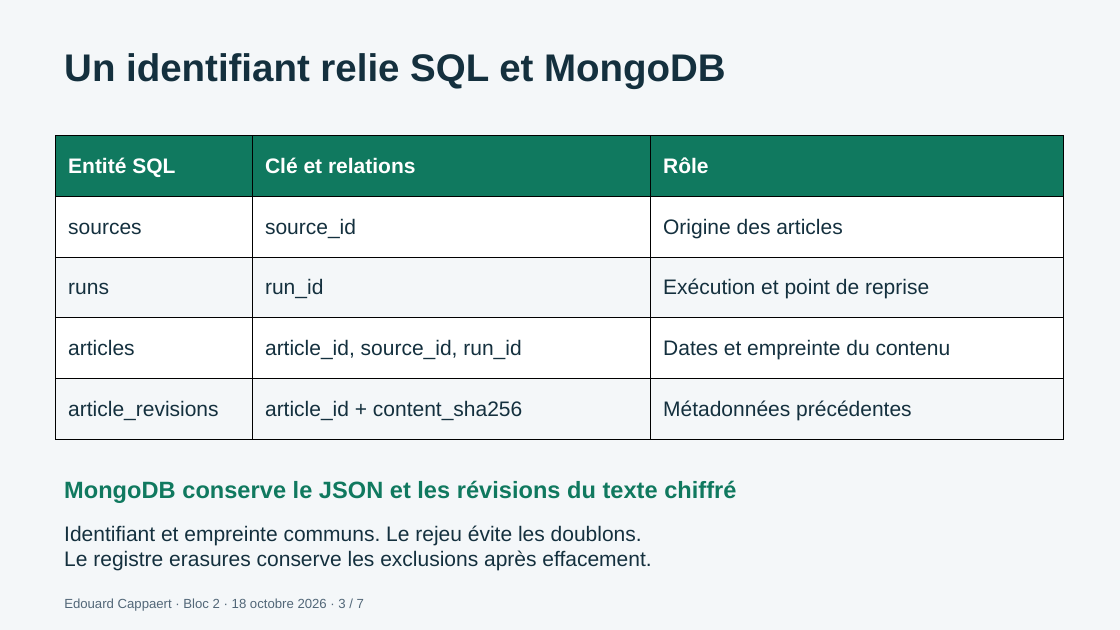
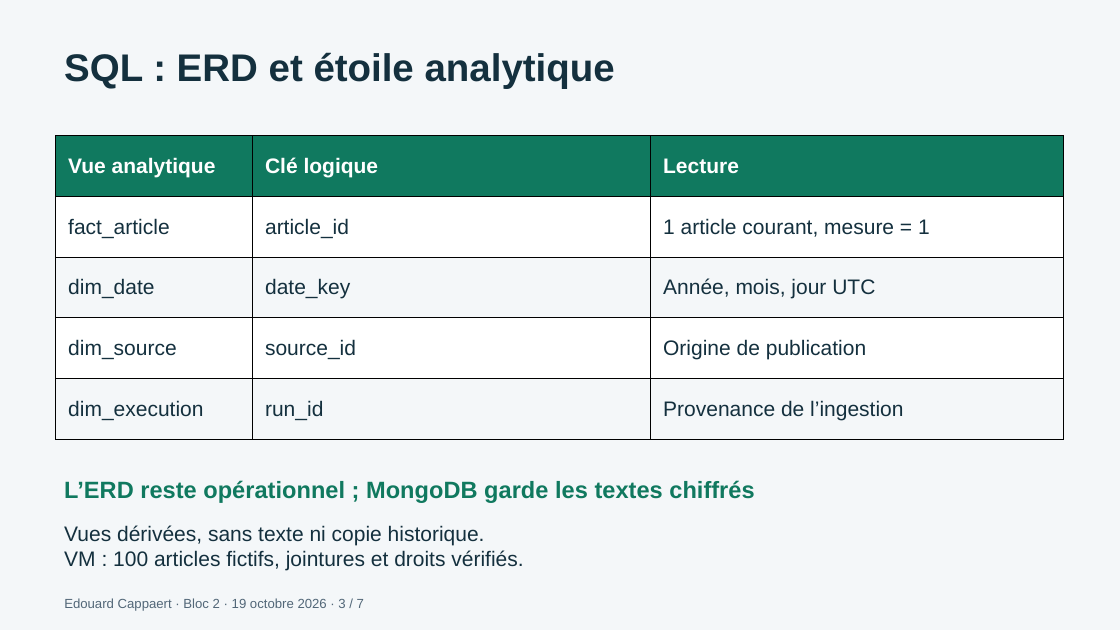
Before and after one commit to edcdataworker/memoire-osint, a slide deck: slide 3 of bloc2_architecture/Presentation_Bloc2_OSINT.pptx. Drawn at 1120x630 pixels with LibreOffice and Linux fonts; fonts in the diff are those of the drawing. Boxes give left, top, right and bottom in pixels: in the first picture for what was removed or moved away, otherwise in the second. Text is boxed around its words. In the diff, an @@ line names an element or a change of style, - is before the commit and + after.

```diff
--- a/bloc2_architecture/Presentation_Bloc2_OSINT.pptx
+++ b/bloc2_architecture/Presentation_Bloc2_OSINT.pptx
@@ text at bbox=[64, 52, 615, 89]: text changed @@
-Un identifiant relie SQL et MongoDB
+SQL : ERD et étoile analytique
@@ table at bbox=[56, 135, 1065, 439] @@
-row 1: Entité SQL | Clé et relations | Rôle
+row 1: Vue analytique | Clé logique | Lecture
-row 2: sources | source_id | Origine des articles
+row 2: fact_article | article_id | 1 article courant, mesure = 1
-row 3: runs | run_id | Exécution et point de reprise
+row 3: dim_date | date_key | Année, mois, jour UTC
-row 4: articles | article_id, source_id, run_id | Dates et empreinte du contenu
+row 4: dim_source | source_id | Origine de publication
-row 5: article_revisions | article_id + content_sha256 | Métadonnées précédentes
+row 5: dim_execution | run_id | Provenance de l’ingestion
@@ text at bbox=[64, 480, 754, 503]: text changed @@
-MongoDB conserve le JSON et les révisions du texte chiffré
+L’ERD reste opérationnel ; MongoDB garde les textes chiffrés
@@ text at bbox=[64, 525, 523, 571]: text changed @@
-Identifiant et empreinte communs. Le rejeu évite les doublons.
-Le registre erasures conserve les exclusions après effacement.
+Vues dérivées, sans texte ni copie historique.
+VM : 100 articles fictifs, jointures et droits vérifiés.
```
Also in this commit, not shown: 6 other slides changed, 20 other files.
